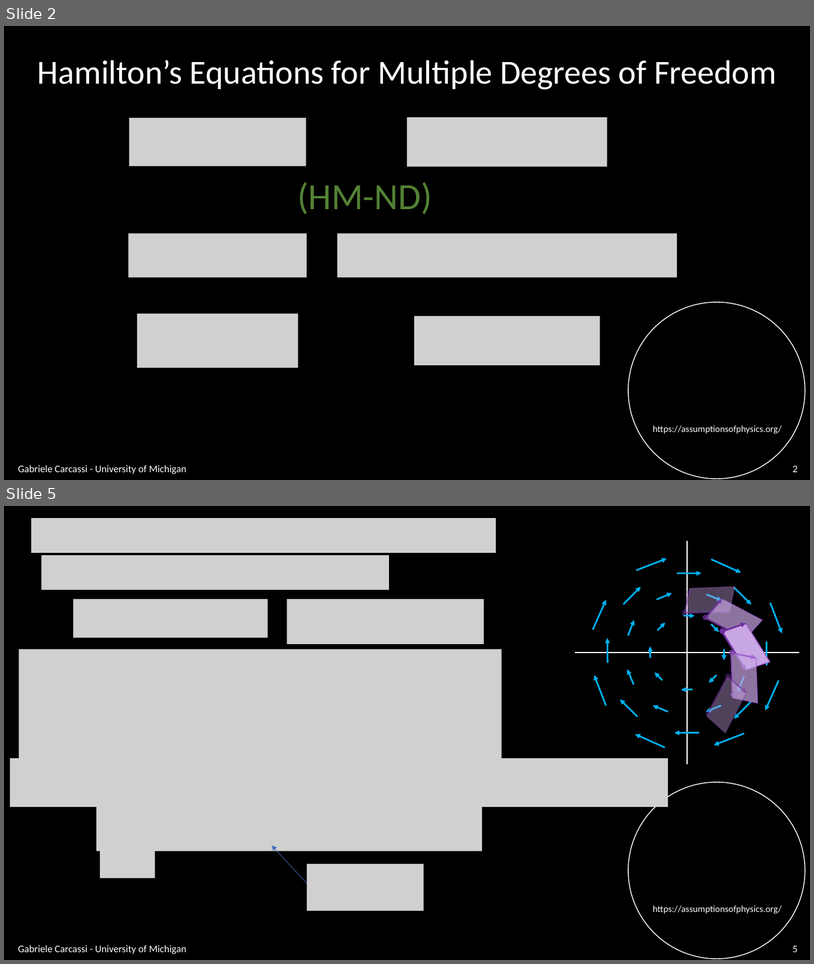
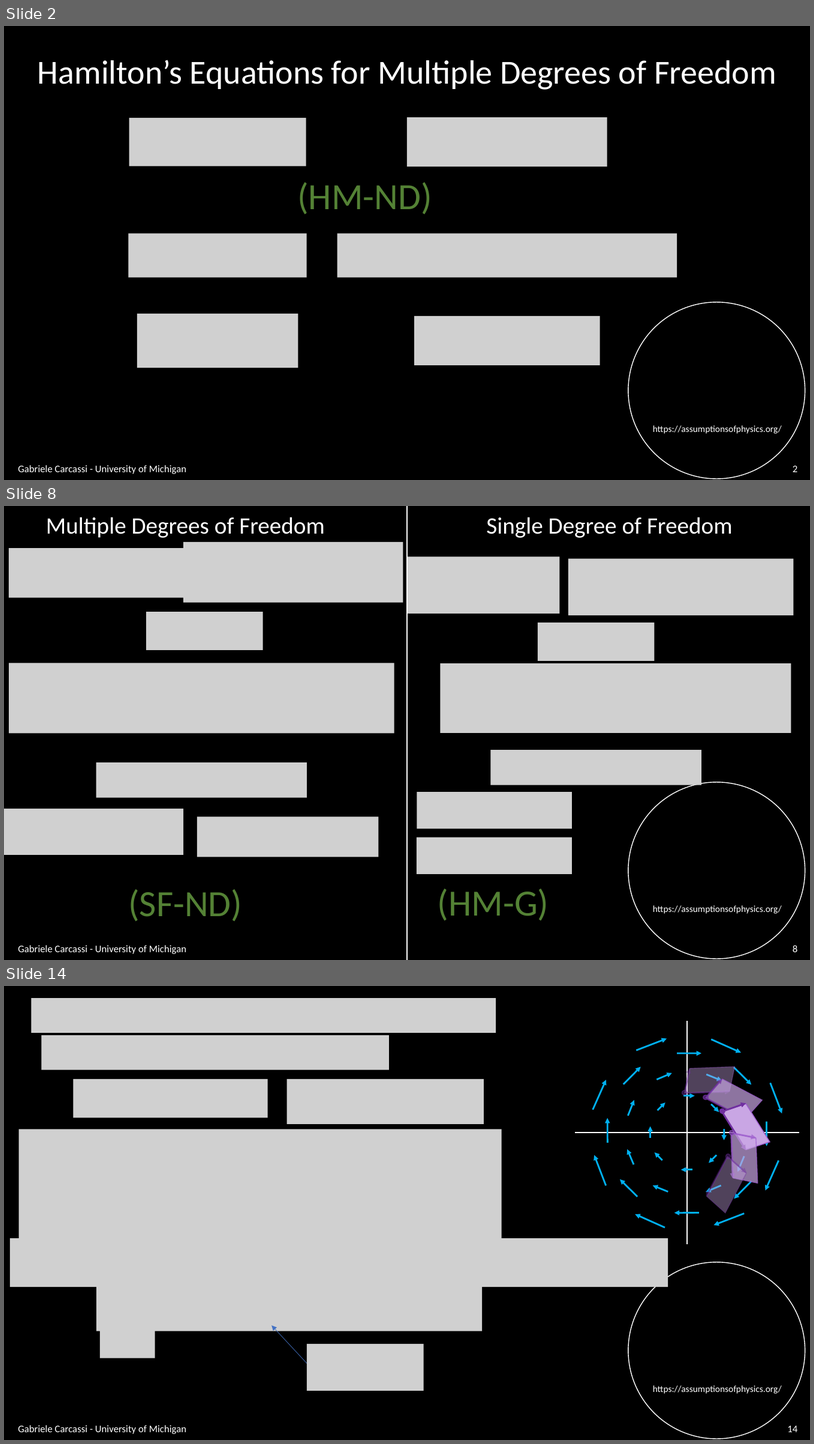
Before and after one commit to assumptionsofphysics/slides, a slide deck: BookCompanions-v2/RP-Class-4.pptx. Shown one above the other, each under a label of ours: slides 2 and 5 before the commit, slides 2, 8 and 14 after it; the slides between them are not shown. The pictures are 814x964 and 814x1444 pixels, drawn with LibreOffice and Linux fonts; fonts in the diff are those of the drawing; grey boxes stand for pictures; background and template pictures are left out. Boxes give left, top, right and bottom in pixels: in the first picture for what was removed or moved away, otherwise in the second. Text is boxed around its words. In the diff, an @@ line names an element or a change of style, - is before the commit and + after.

```diff
--- a/BookCompanions-v2/RP-Class-4.pptx
+++ b/BookCompanions-v2/RP-Class-4.pptx
@@ slide 8 added at bbox=[4, 506, 810, 960], background #000000; not listed: 2 template elements that a slide beside it also shows @@
@@ text added at bbox=[46, 517, 325, 538], 28 pt, text #FFFFFF @@
+Multiple Degrees of Freedom
@@ line added from (408, 506) to (408, 960), #FFFFFF 1 pt @@
@@ text added at bbox=[486, 517, 733, 538], 28 pt, text #FFFFFF @@
+Single Degree of Freedom
@@ picture added at bbox=[9, 548, 188, 597] @@
@@ picture added at bbox=[183, 542, 403, 603] @@
@@ picture added at bbox=[408, 557, 560, 613] @@
@@ picture added at bbox=[569, 559, 794, 615] @@
@@ picture added at bbox=[146, 612, 263, 650] @@
@@ picture added at bbox=[538, 623, 655, 661] @@
@@ picture added at bbox=[9, 663, 395, 733] @@
@@ picture added at bbox=[441, 663, 792, 733] @@
@@ picture added at bbox=[491, 750, 702, 785] @@
@@ picture added at bbox=[96, 762, 307, 798] @@
@@ picture added at bbox=[417, 792, 572, 828] @@
@@ picture added at bbox=[4, 808, 183, 855] @@
@@ picture added at bbox=[197, 816, 378, 856] @@
@@ picture added at bbox=[417, 837, 573, 874] @@
@@ text added at bbox=[128, 889, 242, 921], 44 pt, text #548235 @@
+(SF-ND)
@@ text added at bbox=[438, 888, 549, 920], 44 pt, text #548235 @@
+(HM-G)
@@ text added at bbox=[18, 945, 186, 954], 12 pt, text #FFFFFF @@
+Gabriele Carcassi - University of Michigan
@@ page number added at bbox=[793, 945, 798, 952], 12 pt, text #FFFFFF @@
+8
@@ what was slide 5 is now slide 14 @@
@@ page number at bbox=[788, 1425, 798, 1432]: text changed @@
-5
+14
```
Also in this commit, not shown: 2 slides changed, 24 other slides added.
